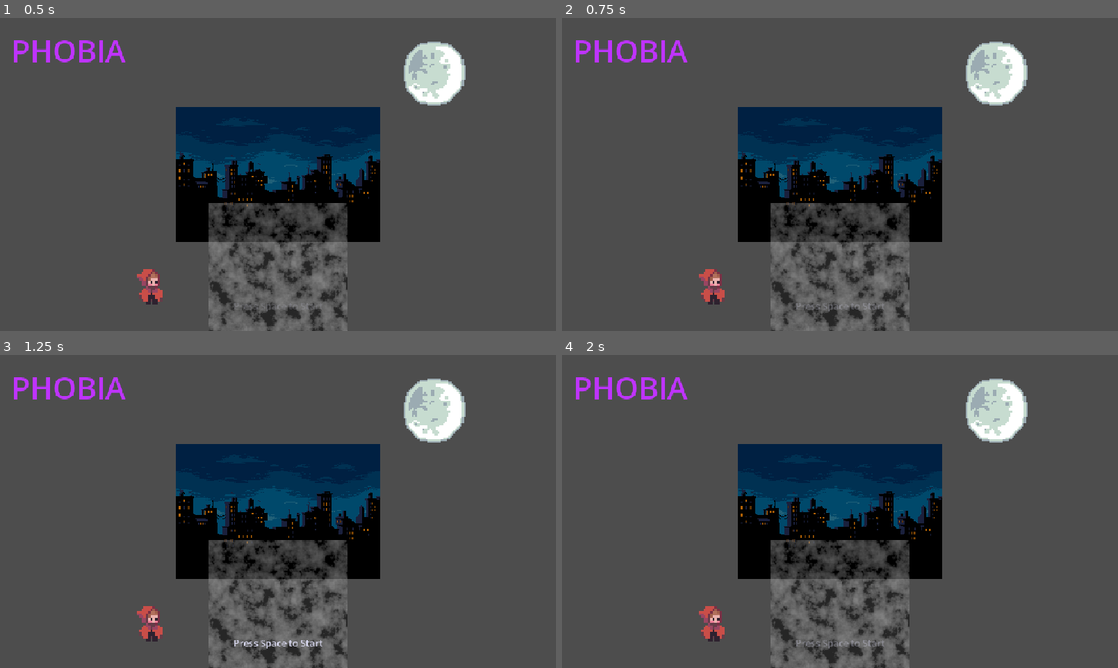
Above: before the commit, frames 1-4 (two rows, left to right).
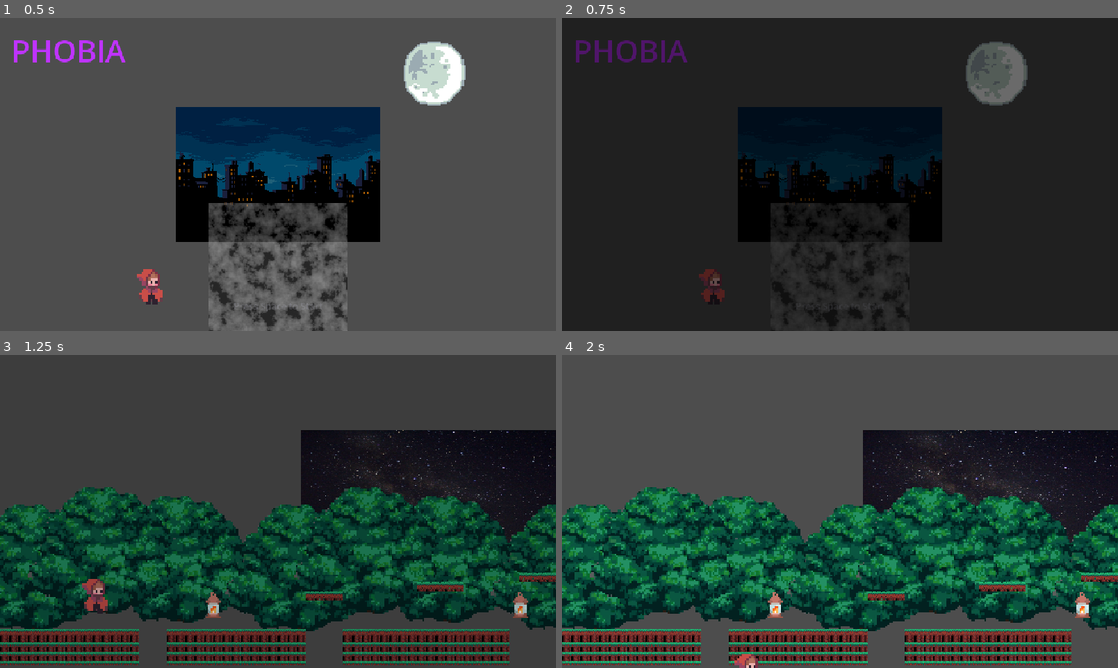
Above: after the commit, the same moments.

Repository: carterman82/godot-phobia-remake
Game: Godot game, scene res://scenes/TitleScreen.tscn
Same seed, same stepped clock (60 frames per second), same inputs: the game is played once before the commit and once after it.
Inputs:
- Up to frame 1 (0.5 s): no input
- Up to frame 2 (0.75 s): tap Space (dash) at 0.5 s; hold D (move_right) from 0.53 s (still down); hold Space (dash) from 0.53 s (still down)
- Up to frame 3 (1.25 s): keep holding D (move_right); keep holding Space (dash); tap W (jump) at 0.77 s; tap Enter (ui_accept) at 0.8 s
- Up to frame 4 (2 s): keep holding D (move_right); release Space (dash) at 1.28 s; tap Enter (ui_accept) at 1.35 s; tap W (jump) at 1.52 s; tap Space (dash) at 1.55 s

Frame 1 is identical in both runs. In frame 2, 94% of the frame differs, in the area x 0-100%, y 0-100%; in frame 3, 65%; in frame 4, 64%.
Error before the commit: Invalid call. Nonexistent function 'is_action_just_pressed' in base 'InputEventKey'. (res://scripts/TitleScreen.gd:17)

Commit message:
Fix input handling crash on mouse movement

Diff:
--- a/scripts/TitleScreen.gd
+++ b/scripts/TitleScreen.gd
@@ -1,7 +1,6 @@
 extends Node2D
 
 @onready var _prompt: Label = $UI/PressSpaceLabel
-@onready var _bg: Sprite2D = $Background
 
 func _ready() -> void:
 	AudioManager.play_music("res://assets/audio/music/titlescreen.wav")
@@ -13,6 +12,7 @@
 	tween.tween_property(_prompt, "modulate:a", 0.0, 0.6)
 	tween.tween_property(_prompt, "modulate:a", 1.0, 0.6)
 
-func _input(event: InputEvent) -> void:
-	if event.is_action_just_pressed("ui_accept") or event.is_action_just_pressed("dash"):
+func _input(_event: InputEvent) -> void:
+	if Input.is_action_just_pressed("ui_accept") or Input.is_action_just_pressed("dash"):
+		get_viewport().set_input_as_handled()
 		SceneManager.change_scene("res://scenes/levels/Level01.tscn")
--- a/scripts/autoloads/DialogueManager.gd
+++ b/scripts/autoloads/DialogueManager.gd
@@ -85,10 +85,10 @@
 	_continue_btn.pressed.connect(_on_continue_pressed)
 	add_child(_continue_btn)
 
-func _input(event: InputEvent) -> void:
+func _input(_event: InputEvent) -> void:
 	if not _active:
 		return
-	if event.is_action_just_pressed("ui_accept") or event.is_action_just_pressed("dash"):
+	if Input.is_action_just_pressed("ui_accept") or Input.is_action_just_pressed("dash"):
 		_on_continue_pressed()
 		get_viewport().set_input_as_handled()
 
